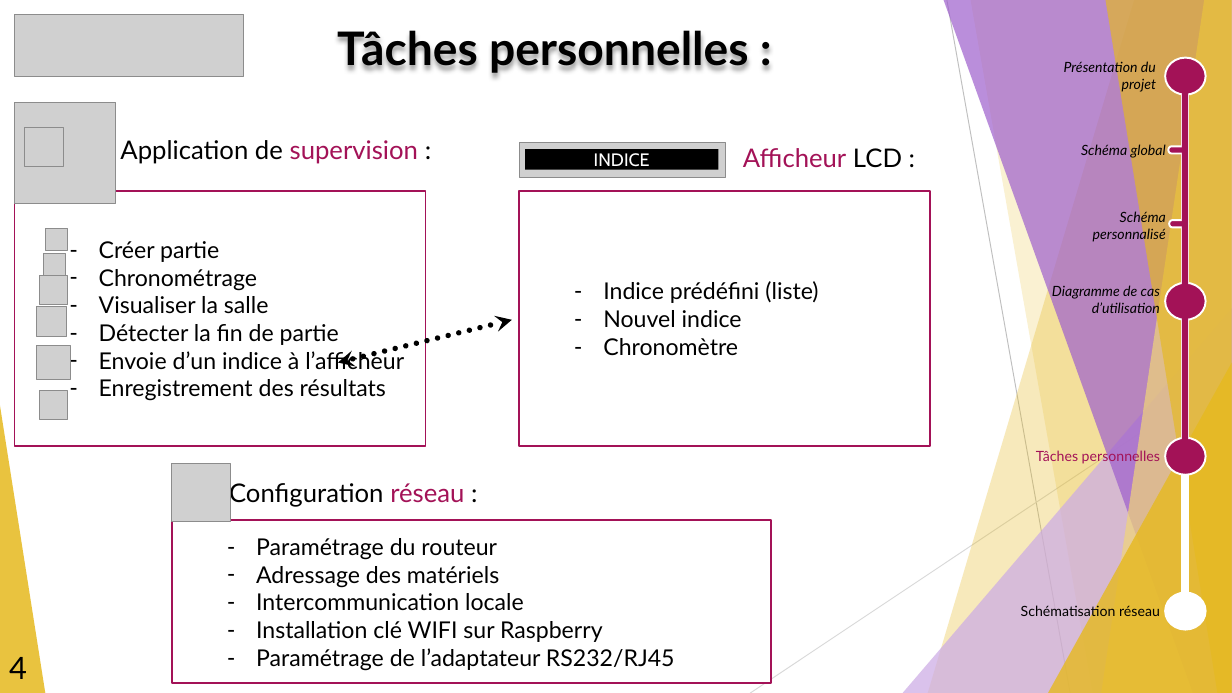
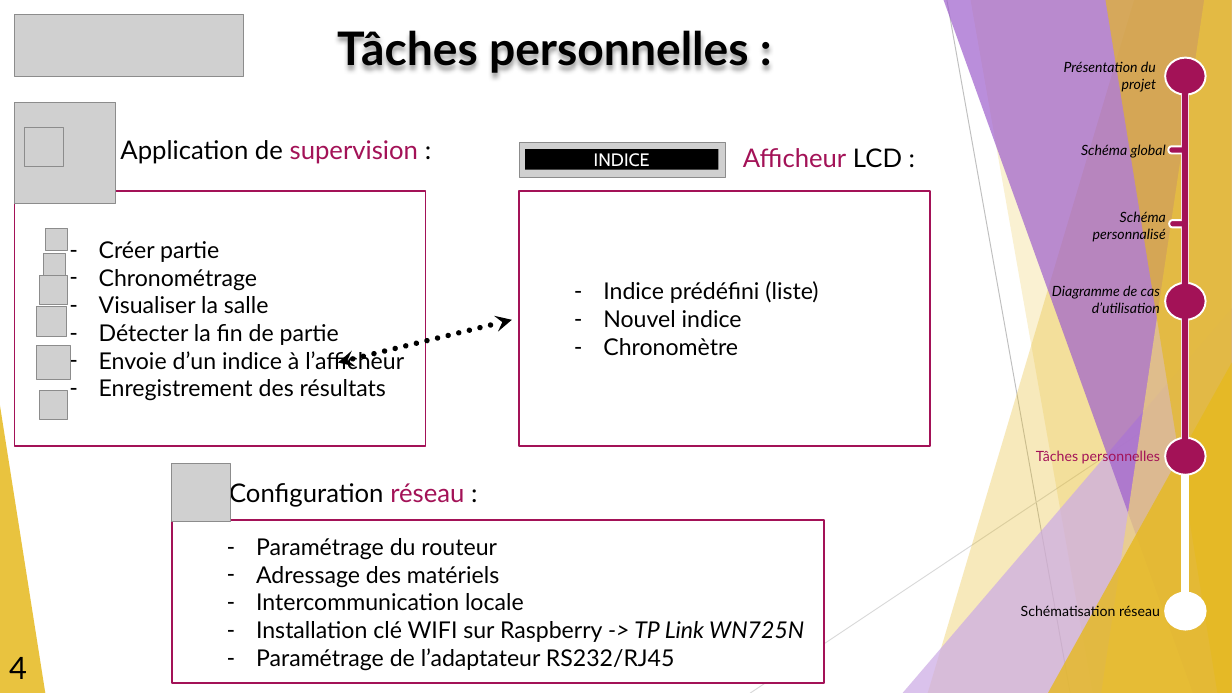
Before and after one commit to GuiguiMvn/Systeme-Escape-Game-Telethon, a slide deck: slide 6 of Nathan/Compte-rendus/REVUE-R1-GUIGAND-SFL6.pptx. Drawn at 1232x693 pixels with LibreOffice and Linux fonts; fonts in the diff are those of the drawing; grey boxes stand for pictures. Boxes give left, top, right and bottom in pixels: in the first picture for what was removed or moved away, otherwise in the second. Text is boxed around its words. In the diff, an @@ line names an element or a change of style, - is before the commit and + after.

```diff
--- a/Nathan/Compte-rendus/REVUE-R1-GUIGAND-SFL6.pptx
+++ b/Nathan/Compte-rendus/REVUE-R1-GUIGAND-SFL6.pptx
@@ rectangle "Paramétrage du routeur": place and size @@
-rectangle "Paramétrage du routeur" at bbox=[172, 520, 771, 683]
+rectangle "Paramétrage du routeur" at bbox=[172, 520, 824, 683]
@@ text in rectangle at bbox=[256, 621, 804, 642]: text changed @@
-  – Installation clé WIFI sur Raspberry
+  – Installation clé WIFI sur Raspberry -> TP Link WN725N
```
Also in this commit, not shown: 1 other slide changed, 2 other files.
